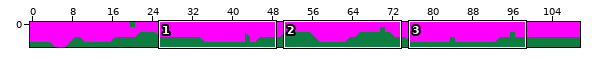
A Tiled map gets an edit: assets/level1test.tmx. Above, an overview of the earlier version with the close-up marked.
Close-up. Old version:
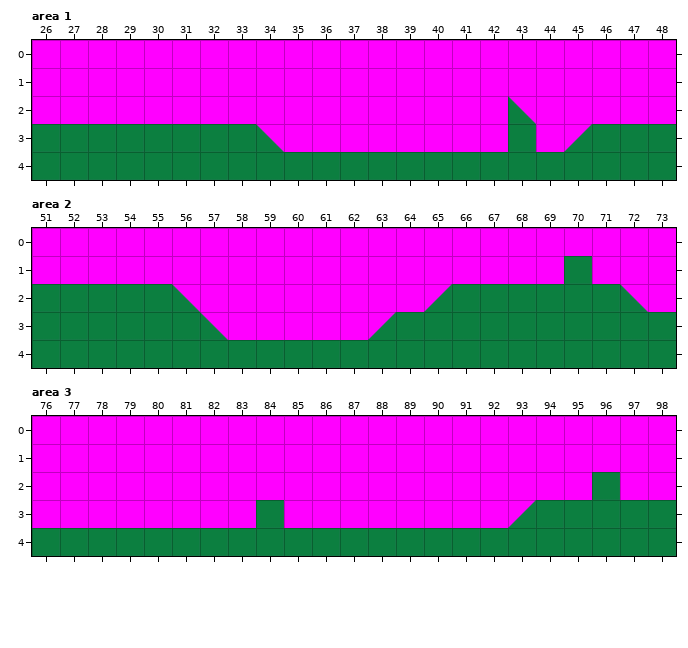
Cells are 64x64 px. Shown: area 1 x 26..48, y 0..4; area 2 x 51..73, y 0..4; area 3 x 76..98, y 0..4. The commit also changed other parts of the map, which this record leaves out.
After the commit:
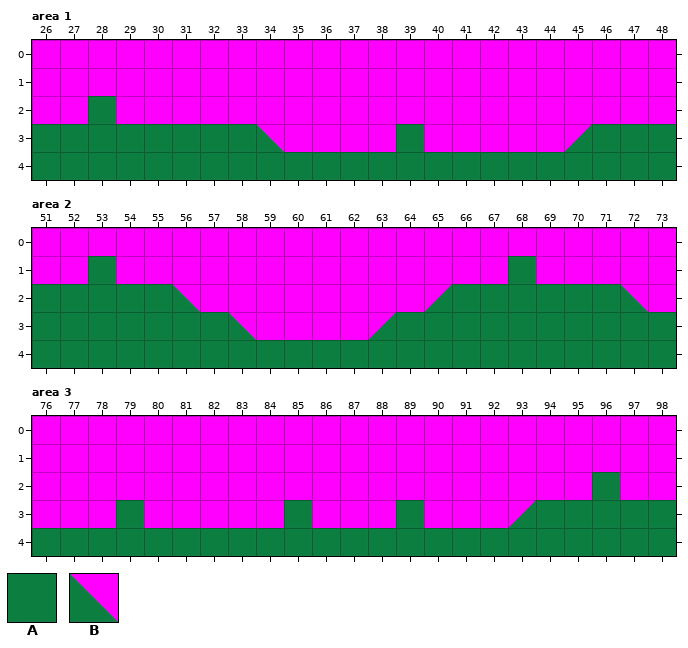
Key: from "sprites": A 0, B 1.
_ is an empty cell.
Tiles of an added or newly shown layer are drawn over the layers below it.
Difference:
{"where": "layer \"Enemies\" (now shown), area 1"}
{"y":2,"x":28,"old":"_","new":"A"}
{"y":3,"x":39,"old":"_","new":"A"}
{"where": "layer \"GoodBoys\" (now hidden), area 1"}
{"y":2,"x":43,"old":"B","new":"_"}
{"y":3,"x":43,"old":"A","new":"_"}
{"where": "layer \"Floor\", area 2"}
{"y":3,"x":57,"old":"B_","new":"AB"}
{"where": "layer \"Enemies\" (now shown), area 2"}
{"y":1,"x":53,"old":"_","new":"A"}
{"y":1,"x":68,"old":"_","new":"A"}
{"where": "layer \"GoodBoys\" (now hidden), area 2"}
{"y":1,"x":70,"old":"A","new":"_"}
{"where": "layer \"Enemies\" (now shown), area 3"}
{"y":3,"x":79,"old":"_","new":"A"}
{"y":3,"x":85,"old":"_","new":"A"}
{"y":3,"x":89,"old":"_","new":"A"}
{"where": "layer \"GoodBoys\" (now hidden), area 3"}
{"y":3,"x":84,"old":"A","new":"_"}
